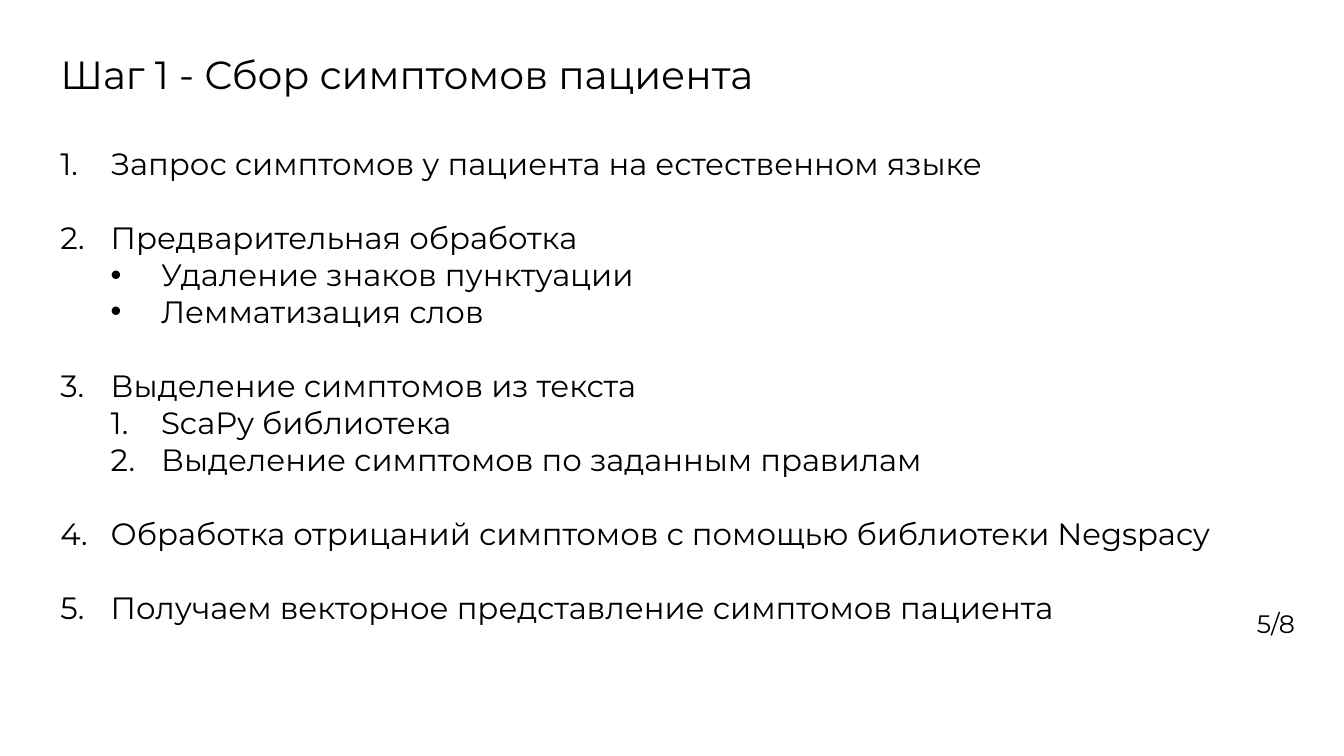
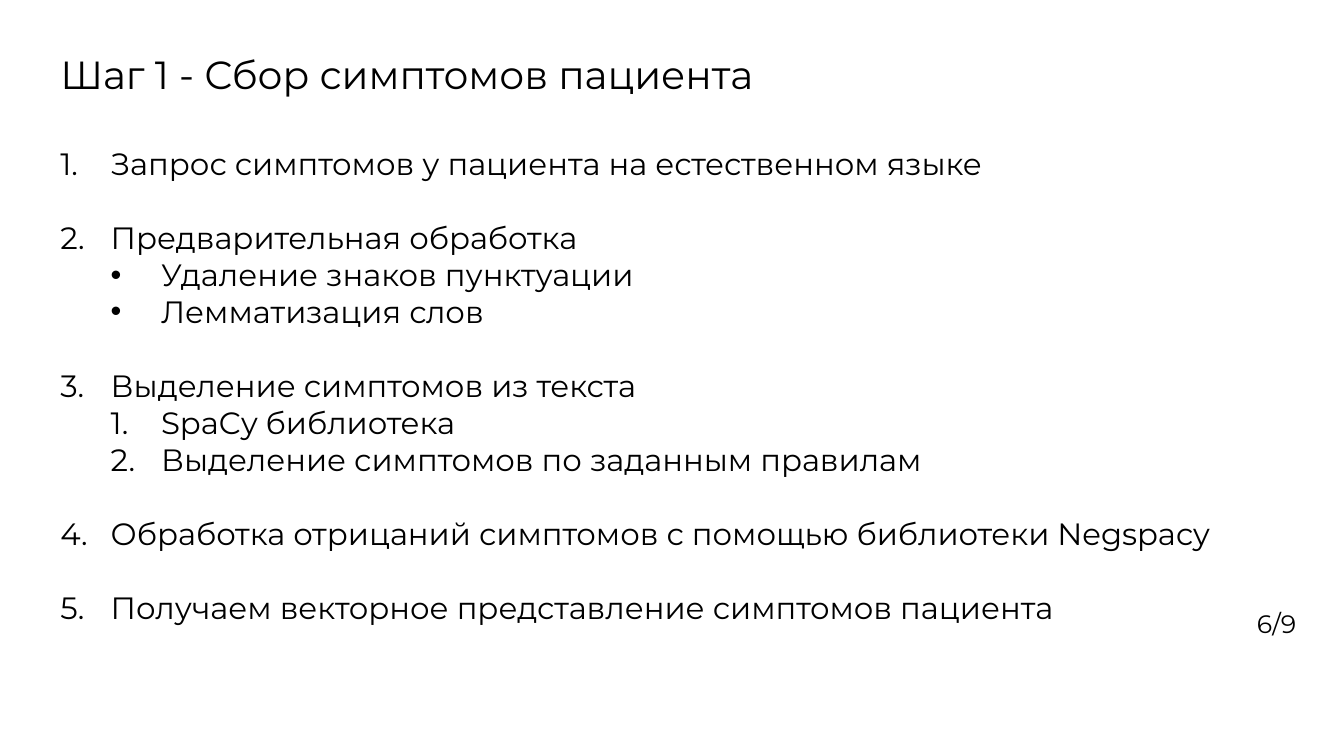
Before and after one commit to NIRMA-PATIENT-INTAKE/disease, a slide deck: slide 6 of presentation materials/КМУ/Егоров М.П, ПогребнойД.А. АРХАРХИТЕКТУРА МОДУЛЯ ЯЗЫКОВОЙ МОДЕЛИ ДЛЯ ПРЕДСКАЗАНИЯ.pptx (slide 5 before the commit). Drawn at 1344x756 pixels with LibreOffice and Linux fonts; fonts in the diff are those of the drawing; background and template pictures are left out. Boxes give left, top, right and bottom in pixels: in the first picture for what was removed or moved away, otherwise in the second. Text is boxed around its words. In the diff, an @@ line names an element or a change of style, - is before the commit and + after.

```diff
--- a/presentation materials/КМУ/Егоров М.П, ПогребнойД.А. АРХАРХИТЕКТУРА МОДУЛЯ ЯЗЫКОВОЙ МОДЕЛИ ДЛЯ ПРЕДСКАЗАНИЯ.pptx
+++ b/presentation materials/КМУ/Егоров М.П, ПогребнойД.А. АРХАРХИТЕКТУРА МОДУЛЯ ЯЗЫКОВОЙ МОДЕЛИ ДЛЯ ПРЕДСКАЗАНИЯ.pptx
@@ text at bbox=[161, 410, 455, 440]: text changed @@
-  1. ScaPy библиотека
+  1. SpaCy библиотека
@@ text at bbox=[1257, 611, 1296, 636]: text changed @@
-5/8
+6/9
```
Also in this commit, not shown: 5 other slides changed, 1 slide added, 4 other files.
